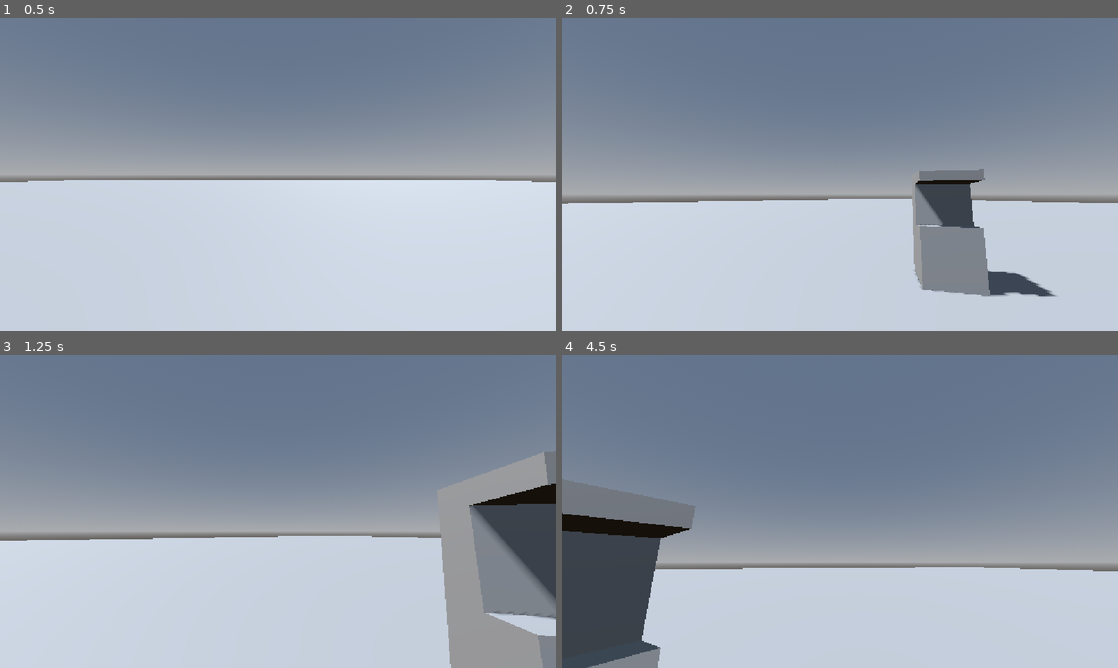
Above: before the commit, frames 1-4 (two rows, left to right).
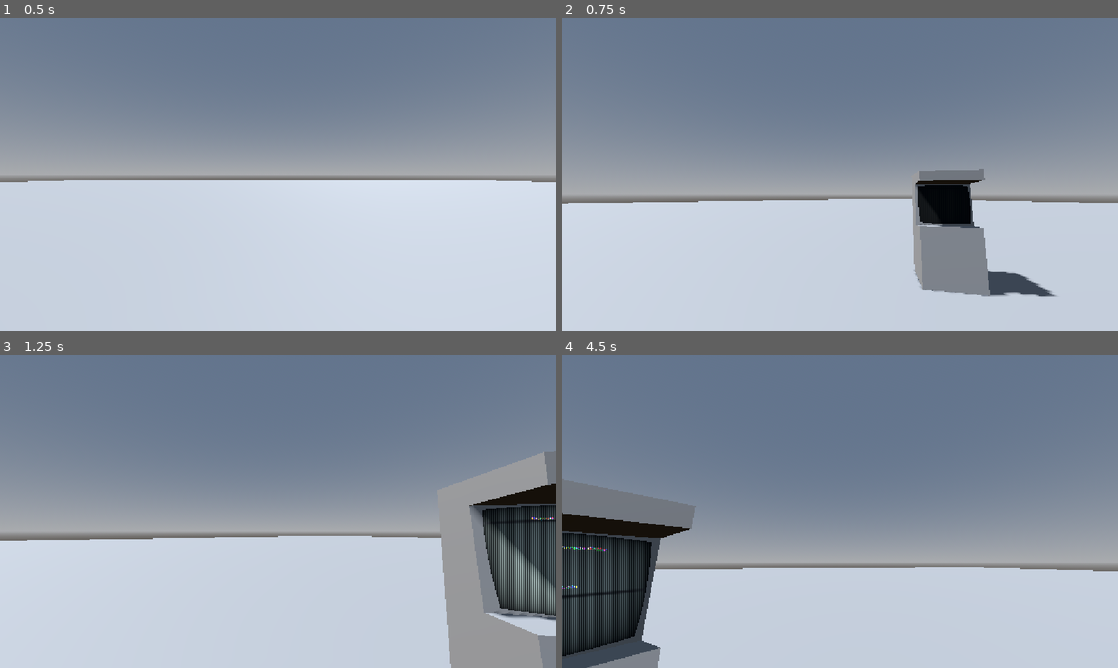
Above: after the commit, the same moments.

Repository: RuffledPlume/WildJam97
Game: Godot game, scene res://levels/lvl_sandbox.tscn
Same seed, same stepped clock (60 frames per second), same inputs: the game is played once before the commit and once after it. The project has no main scene, so this scene is started directly.
Inputs (mouse positions are in pixels of both pictures, inside the frame that each line leads up to):
- Up to frame 1 (0.5 s): no input
- Up to frame 2 (0.75 s): tap Enter at 0.5 s; move the mouse to (867, 174) at 0.52 s; hold W (main_player_move_forward) from 0.53 s (still down)
- Up to frame 3 (1.25 s): keep holding W (main_player_move_forward)
- Up to frame 4 (4.5 s): keep holding W (main_player_move_forward); move the mouse to (812, 511) at 1.27 s; move the mouse to (851, 505) at 2.02 s; move the mouse to (834, 517) at 2.77 s; tap Space at 3.5 s; move the mouse to (878, 514) at 3.52 s; move the mouse to (795, 508) at 4.27 s

Frame 1 is identical in both runs. In frame 2, 1.1% of the frame differs, in the area x 64-74%, y 53-67%; in frame 3, 3.2%; in frame 4, 3.4%, in the area x 0-17%, y 56-97%.

Commit message:
Added CRT Shader
Modified Version of https://godotshaders.com/shader/crt-shader-2/

Diff:
--- /dev/null
+++ b/project/levels/lvl_example_arcade_game.tscn
@@ -0,0 +1,37 @@
+[gd_scene format=3 uid="uid://i07ybshp4770"]
+
+[ext_resource type="Script" uid="uid://dv0vfijm76psm" path="res://scripts/arcade_game.gd" id="1_p8x0j"]
+
+[sub_resource type="LabelSettings" id="LabelSettings_rltbh"]
+font_size = 36
+
+[node name="Node2D" type="Node2D" unique_id=1313414700 node_paths=PackedStringArray("insert_coin_text")]
+script = ExtResource("1_p8x0j")
+insert_coin_text = NodePath("Title_Screen/Label2")
+insert_coin_flash_speed = 1000.0
+
+[node name="Title_Screen" type="Control" parent="." unique_id=932109274]
+layout_mode = 3
+anchors_preset = 15
+anchor_right = 1.0
+anchor_bottom = 1.0
+grow_horizontal = 2
+grow_vertical = 2
+
+[node name="Label2" type="Label" parent="Title_Screen" unique_id=371416078]
+layout_mode = 0
+offset_left = 445.0
+offset_top = 447.0
+offset_right = 647.0
+offset_bottom = 497.0
+text = "Insert Coin"
+label_settings = SubResource("LabelSettings_rltbh")
+
+[node name="Label" type="Label" parent="Title_Screen" unique_id=830253106]
+layout_mode = 0
+offset_left = 346.0
+offset_top = 105.0
+offset_right = 736.0
+offset_bottom = 155.0
+text = "Example Arcade Game"
+label_settings = SubResource("LabelSettings_rltbh")
--- a/project/prefabs/pf_example_arcade_machine.tscn
+++ b/project/prefabs/pf_example_arcade_machine.tscn
@@ -1,11 +1,34 @@
 [gd_scene format=3 uid="uid://d2dejs4wlbtlq"]
 
 [ext_resource type="PackedScene" uid="uid://cntpcve5rjgqy" path="res://prefabs/pf_arcade_machine_base.tscn" id="1_34as7"]
+[ext_resource type="PackedScene" uid="uid://i07ybshp4770" path="res://levels/lvl_example_arcade_game.tscn" id="2_vq7cp"]
+[ext_resource type="Shader" uid="uid://dp27kn2wv3fv1" path="res://shaders/arcade_crt.gdshader" id="3_varhu"]
+
+[sub_resource type="QuadMesh" id="QuadMesh_rltbh"]
+
+[sub_resource type="ViewportTexture" id="ViewportTexture_navsu"]
+viewport_path = NodePath("SubViewport")
+
+[sub_resource type="ShaderMaterial" id="ShaderMaterial_varhu"]
+resource_local_to_scene = true
+render_priority = 0
+shader = ExtResource("3_varhu")
+shader_parameter/screen_texture = SubResource("ViewportTexture_navsu")
 
 [node name="ExampleArcadeMachine" type="Node3D" unique_id=1824771371]
 
 [node name="BaseArcadeMachine" parent="." unique_id=1087995022 instance=ExtResource("1_34as7")]
 
 [node name="SubViewport" type="SubViewport" parent="." unique_id=728090255]
+disable_3d = true
+own_world_3d = true
+size = Vector2i(1024, 1024)
+
+[node name="Node2D" parent="SubViewport" unique_id=1313414700 instance=ExtResource("2_vq7cp")]
 
 [node name="Node2D" type="Node2D" parent="." unique_id=1374641989]
+
+[node name="Screen" type="MeshInstance3D" parent="." unique_id=785006571]
+transform = Transform3D(0.92252755, 0, 0, 0, 0.7499286, 0.11711964, 0, -0.08844003, 0.9931178, 0, 0.90966964, -0.0051443093)
+mesh = SubResource("QuadMesh_rltbh")
+surface_material_override/0 = SubResource("ShaderMaterial_varhu")
--- /dev/null
+++ b/project/scripts/arcade_game.gd
@@ -0,0 +1,9 @@
+extends Node
+
+@export var insert_coin_text : Label
+@export var insert_coin_flash_speed := 0.5
+
+func _process(delta: float) -> void:
+	var insert_coin_text_color := insert_coin_text.modulate
+	insert_coin_text_color.a = pingpong(Time.get_ticks_msec(), insert_coin_flash_speed) / insert_coin_flash_speed
+	insert_coin_text.modulate = insert_coin_text_color
--- /dev/null
+++ b/project/shaders/arcade_crt.gdshader
@@ -0,0 +1,66 @@
+// Based on: https://www.shadertoy.com/view/Ms23DR
+shader_type spatial;
+
+uniform sampler2D screen_texture : repeat_disable, filter_nearest;
+
+// Loosely based on postprocessing shader by inigo quilez, License Creative Commons Attribution-NonCommercial-ShareAlike 3.0 Unported License.
+// Modified to work as a spatial so it can be applied to a viewport in a 3D scene
+
+vec2 curve(vec2 uv) {
+	uv = (uv - 0.5) * 2.0;
+	uv *= 1.1;
+	uv.x *= 1.0 + pow((abs(uv.y) / 5.0), 2.0);
+	uv.y *= 1.0 + pow((abs(uv.x) / 4.0), 2.0);
+	uv  = (uv / 2.0) + 0.5;
+	uv =  uv *0.92 + 0.04;
+	return uv;
+}
+
+void fragment( ) {
+    vec2 uv = curve(UV);
+	if (uv.x < 0.0 || uv.x > 1.0 || uv.y < 0.0 || uv.y > 1.0)
+	    discard;
+
+    vec3 oricol = texture( screen_texture, vec2(UV.x,UV.y) ).xyz;
+	float x = sin(0.3*TIME+uv.y*21.0)*sin(0.7*TIME+uv.y*29.0)*sin(0.3+0.33*TIME+uv.y*31.0)*0.0017;
+
+    vec3 col;
+    col.r = texture(screen_texture,vec2(x+uv.x+0.001,uv.y+0.001)).x+0.05;
+    col.g = texture(screen_texture,vec2(x+uv.x+0.000,uv.y-0.002)).y+0.05;
+    col.b = texture(screen_texture,vec2(x+uv.x-0.002,uv.y+0.000)).z+0.05;
+    col.r += 0.08*texture(screen_texture,0.75*vec2(x+0.025, -0.027)+vec2(uv.x+0.001,uv.y+0.001)).x;
+    col.g += 0.05*texture(screen_texture,0.75*vec2(x+-0.022, -0.02)+vec2(uv.x+0.000,uv.y-0.002)).y;
+    col.b += 0.08*texture(screen_texture,0.75*vec2(x+-0.02, -0.018)+vec2(uv.x-0.002,uv.y+0.000)).z;
+
+    col = clamp(col*0.6+0.4*col*col*1.0,0.0,1.0);
+
+    float vig = (0.0 + 1.0*16.0*uv.x*uv.y*(1.0-uv.x)*(1.0-uv.y));
+	col *= vec3(pow(max(vig, 0.0),0.3));
+
+    col *= vec3(0.95,1.05,0.95);
+	col *= 2.8;
+
+	// Original shader flickered, lets do a scanline warp like when CRTS are Desynced
+	float scan_pos = fract(TIME * 0.12);
+	float scan_dist = abs(uv.y - scan_pos);
+	float scans = 1.0 - smoothstep(0.0, 0.025, scan_dist);
+
+	float wrap = scans * 0.04;
+
+	vec2 scan_uv = uv;
+	scan_uv.x = fract(scan_uv.x + wrap);
+
+	float chroma = 0.003;
+	vec3 scan_col;
+	scan_col.r = texture(screen_texture, scan_uv + vec2(chroma, 0.0)).r;
+	scan_col.g = texture(screen_texture, scan_uv).g;
+	scan_col.b = texture(screen_texture, scan_uv - vec2(chroma, 0.0)).b;
+
+	col = mix(col, scan_col, scans);
+
+	col *= 1.0 + 0.01 * sin(110.0 * TIME);
+
+	col*=1.0-0.65*vec3(clamp((mod(FRAGCOORD.x, 2.0)-1.0)*2.0,0.0,1.0));
+
+	ALBEDO = col;
+}
Not shown, added: project/scripts/arcade_game.gd.uid
Not shown, added: project/shaders/arcade_crt.gdshader.uid
